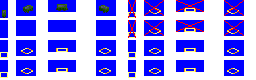
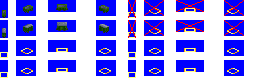
Layer changes from the first 256×80 image to the second:
renamed "small hopper" to "small wagon", painted on it over 2, 22, 109, 38
